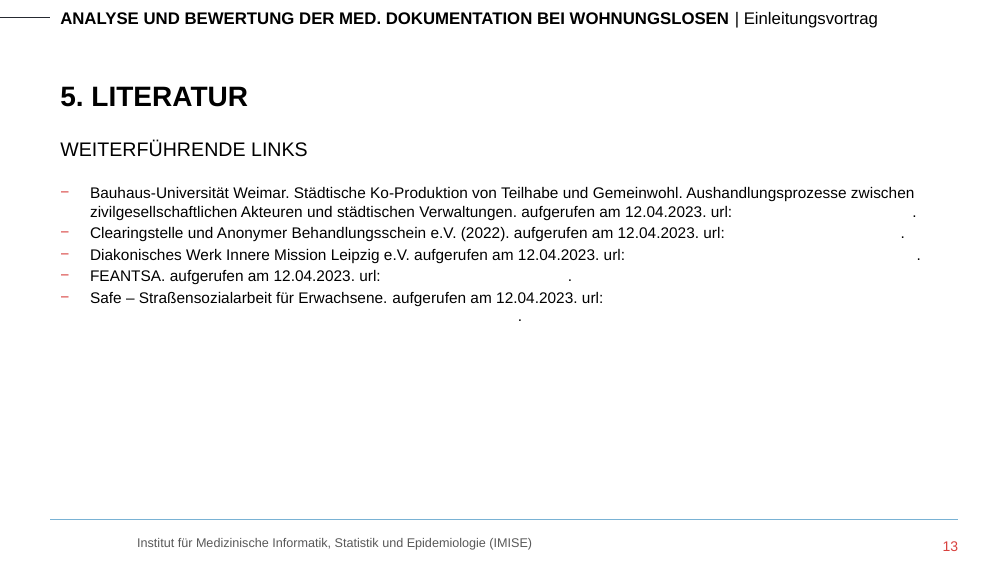
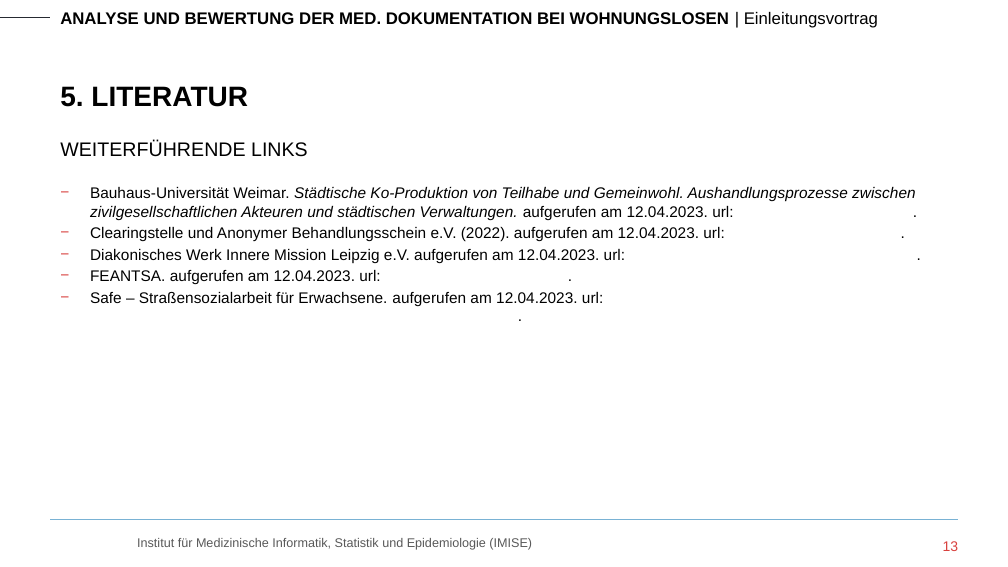
Before and after one commit to RoKuen/masterthesis, a slide deck: slide 13 of Presentations/1_presentation.pptx. Drawn at 1008x567 pixels with LibreOffice and Linux fonts; fonts in the diff are those of the drawing; background and template pictures are left out. Boxes give left, top, right and bottom in pixels: in the first picture for what was removed or moved away, otherwise in the second. Text is boxed around its words. In the diff, an @@ line names an element or a change of style, - is before the commit and + after.

```diff
--- a/Presentations/1_presentation.pptx
+++ b/Presentations/1_presentation.pptx
@@ text at bbox=[90, 187, 917, 220]: italic on in "Städtische Ko-Produktion von Teilhabe und Gemeinwohl. Aushan ..." @@
```
Also in this commit, not shown: 6 other slides changed.
